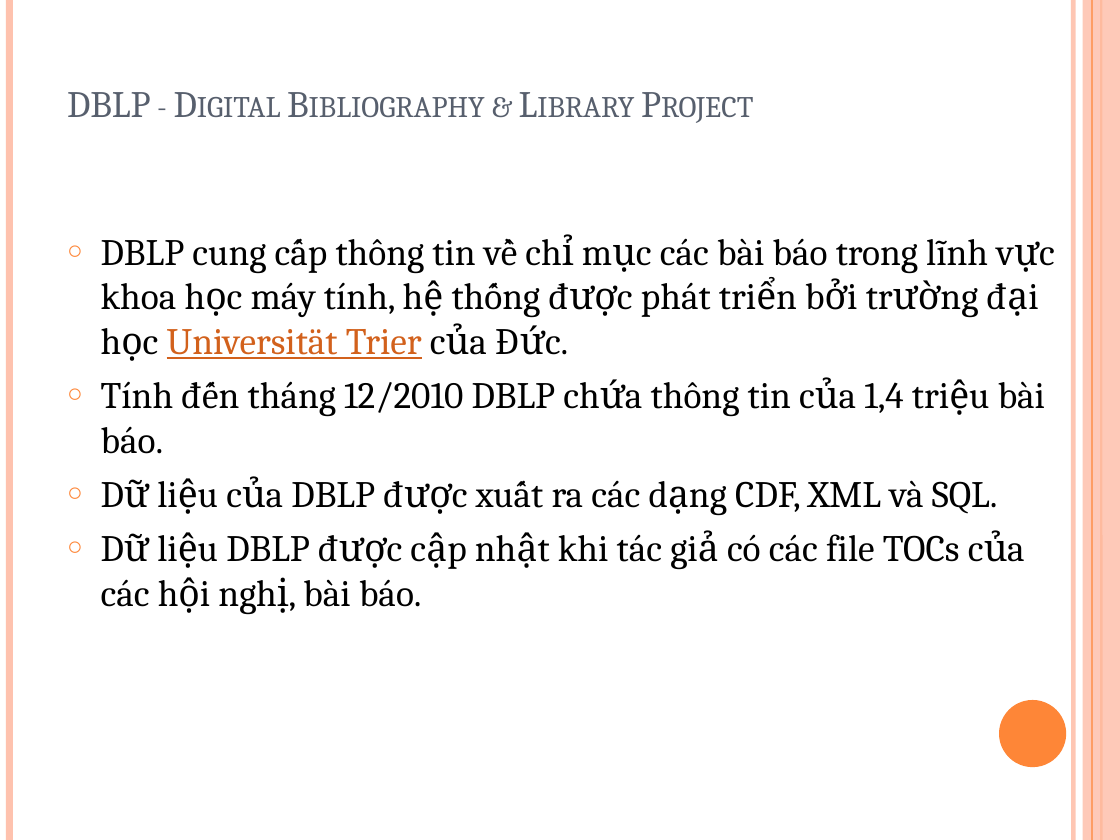
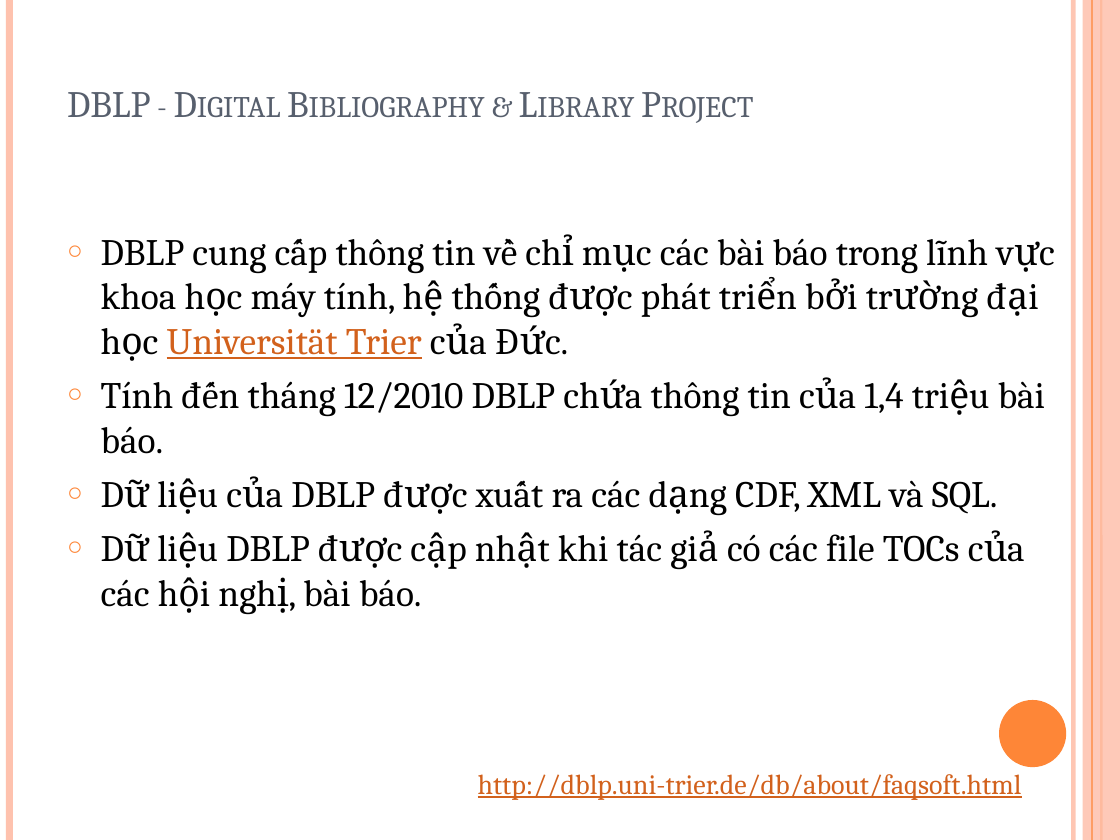
Before and after one commit to tiendv/detaitotnghiep, a slide deck: slide 7 of Report/Baocao 3-12.pptx. Drawn at 1120x840 pixels with LibreOffice and Linux fonts; fonts in the diff are those of the drawing. Boxes give left, top, right and bottom in pixels: in the first picture for what was removed or moved away, otherwise in the second. Text is boxed around its words. In the diff, an @@ line names an element or a change of style, - is before the commit and + after.

```diff
--- a/Report/Baocao 3-12.pptx
+++ b/Report/Baocao 3-12.pptx
@@ text added at (478, 774, 1022, 800), 18 pt, text #D2611C, underline @@
+http://dblp.uni-trier.de/db/about/faqsoft.html
```
Also in this commit, not shown: 4 other slides changed.
